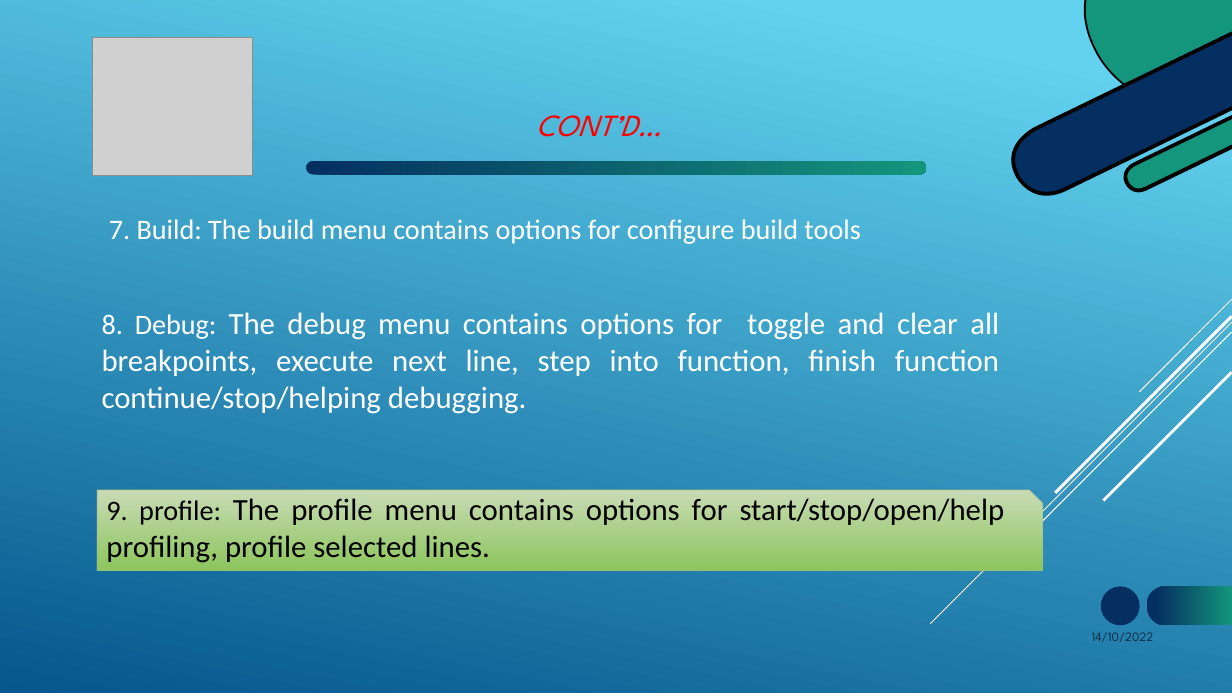
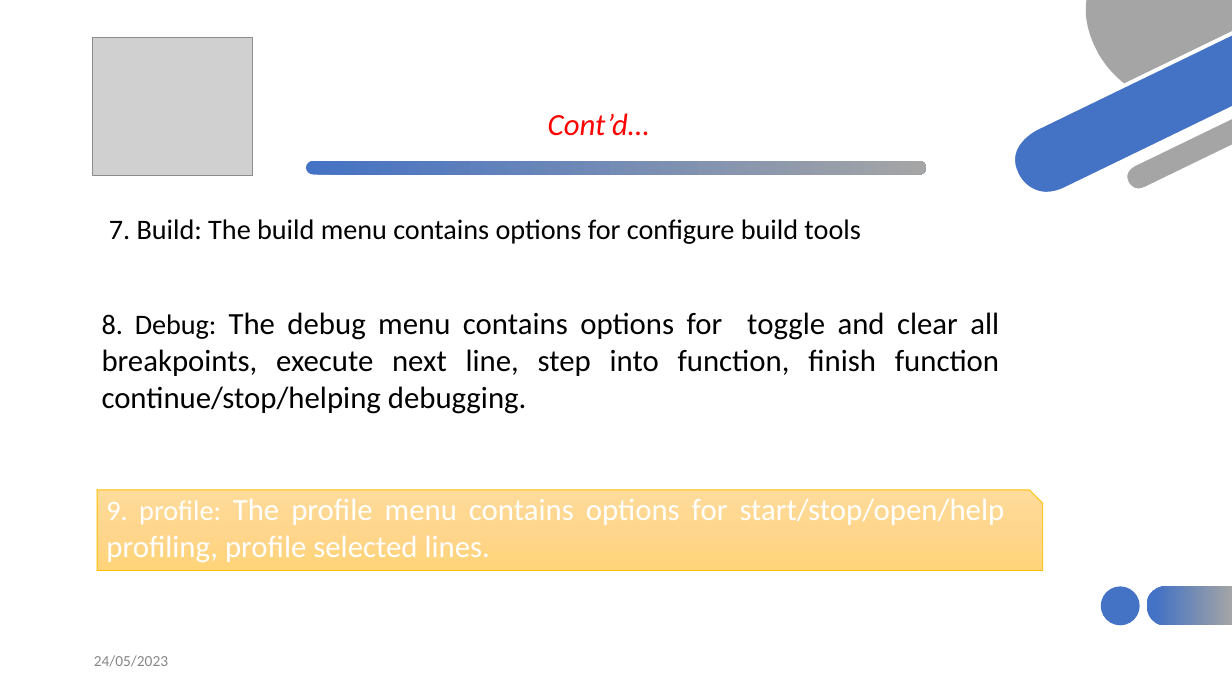
Before and after one commit to HaymanotB/himsite, a slide deck: slide 9 of lecture/RStudio_material.pptx. Drawn at 1232x693 pixels with LibreOffice and Linux fonts; fonts in the diff are those of the drawing; grey boxes stand for pictures. Boxes give left, top, right and bottom in pixels: in the first picture for what was removed or moved away, otherwise in the second. Text is boxed around its words. In the diff, an @@ line names an element or a change of style, - is before the commit and + after.

```diff
--- a/lecture/RStudio_material.pptx
+++ b/lecture/RStudio_material.pptx
@@ background gradient #62D2EF to #05578D to #FFFFFF @@
@@ freeform shape at [1085,0,1232,84]: fill #14967C to #A5A5A5 @@
@@ fill #000000 to #FFFFFF in 3 elements at [1083,0,1231,101], [1123,114,1232,192], [1011,30,1232,196] @@
@@ freeform shape at [1013,32,1232,193]: fill #052F61 to #4472C4 @@
@@ title at [548,113,649,136]: text changed; font League Spartan to Calibri @@
-CONT’D…
+Cont’d…
@@ freeform shape at [1125,116,1232,190]: fill #14967C to #A5A5A5 @@
@@ freeform shape at [305,160,927,176]: fill gradient #052F61 to #14967C to gradient #4472C4 to #A5A5A5 @@
@@ text "7. Build: The build menu ..." at [109,219,860,244]: text colour #FFFFFF to #000000 @@
@@ text "8. Debug: The debug menu ..." at [102,312,999,414]: text colour #FFFFFF to #000000 @@
@@ group removed at [931,299,1232,624]: 5 lines @@
@@ text "9. profile: The profile menu ..." at [106,498,1005,562]: text colour #000000 to #FFFFFF @@
@@ snip rect at [97,490,1043,570]: fill gradient #C9DBB5 to #8DC55D to gradient #FFDC9B to #FFD68D to #FFD478; outline #A2BB87 0.75 pt to #FFC000 0.75 pt @@
@@ ellipse at [1101,587,1140,626]: fill #052F61 to #4472C4 @@
@@ freeform shape at [1146,585,1232,627]: fill gradient #052F61 to #14967C to gradient #4472C4 to #A5A5A5 @@
@@ text added at [94,655,168,667], 12 pt, text #888888 @@
+24/05/2023
@@ text removed at [1092,632,1154,642] @@
-14/10/2022
```
Also in this commit, not shown: 30 other slides changed, 1 slide added, 4 other files.
